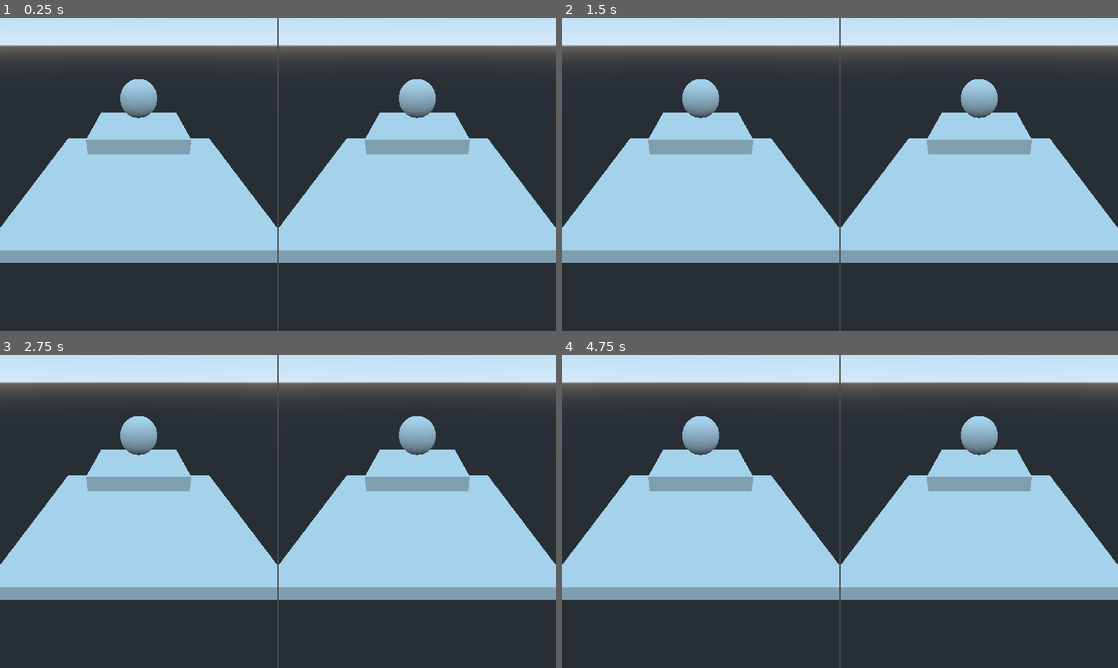
Above: before the commit, frames 1-4 (two rows, left to right).
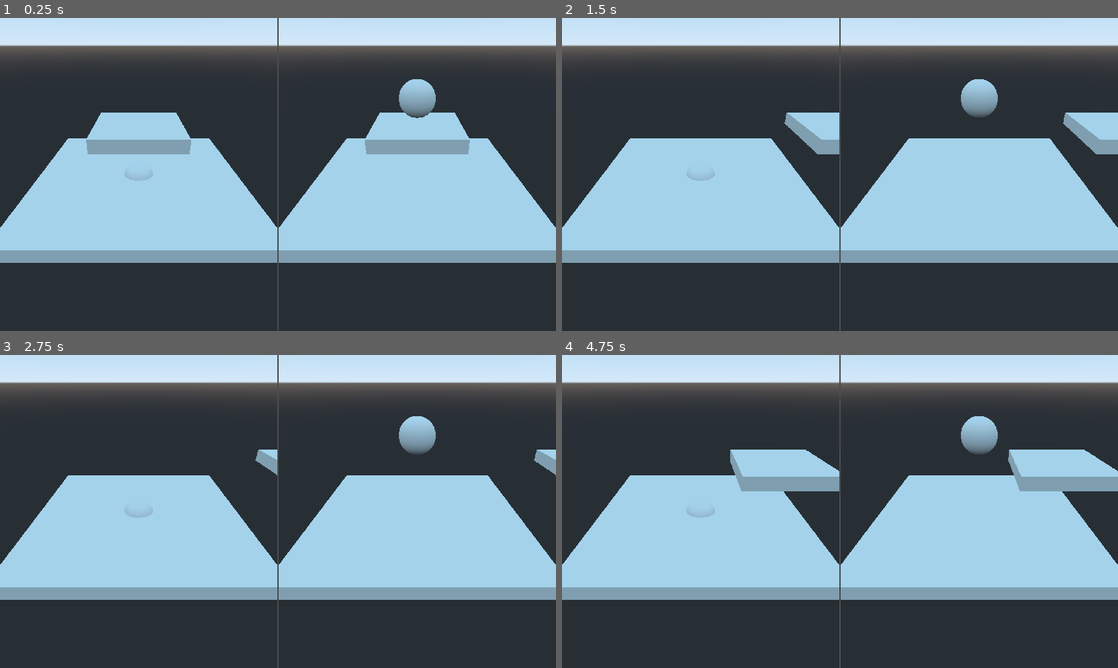
Above: after the commit, the same moments.

Repository: NykolaR/RepairingTheTimeline
Game: Godot game, scene res://Scenes/Levels/POC/POC.tscn
Same seed, same stepped clock (60 frames per second), same inputs: the game is played once before the commit and once after it. The project has no main scene, so this scene is started directly.
Inputs (mouse positions are in pixels of both pictures, inside the frame that each line leads up to):
- Up to frame 1 (0.25 s): no input
- Up to frame 2 (1.5 s): tap Enter at 0.5 s; move the mouse to (962, 158) at 0.52 s; hold Right (ui_right) 0.53-1.28 s; click (962, 158) at 0.67 s; move the mouse to (728, 190) at 1.27 s; hold Left (ui_left) from 1.28 s (still down); click (728, 190) at 1.42 s
- Up to frame 3 (2.75 s): move the mouse to (333, 442) at 2.02 s; release Left (ui_left) at 2.03 s; hold Right (ui_right) from 2.03 s (still down); click (333, 442) at 2.17 s
- Up to frame 4 (4.75 s): move the mouse to (812, 574) at 2.77 s; click (812, 574) at 2.92 s; tap Space at 3.5 s; move the mouse to (1006, 558) at 3.52 s; release Right (ui_right) at 3.53 s; hold Left (ui_left) from 3.53 s (still down); click (1006, 558) at 3.67 s; tap Enter at 4.25 s; move the mouse to (673, 464) at 4.27 s; click (673, 464) at 4.42 s

The runs differ from the first frame. In frame 1, 0.7% of the frame differs, in the area x 21-29%, y 19-52%; in frame 2, 7.0%; in frame 3, 5.4%; in frame 4, 8.4%, in the area x 15-100%, y 19-52%.

Commit message:
uhhhhhuetnosahutenaosh

Diff:
--- a/Scenes/Levels/POC/POC.tscn
+++ b/Scenes/Levels/POC/POC.tscn
@@ -1,6 +1,7 @@
-[gd_scene load_steps=8 format=2]
+[gd_scene load_steps=11 format=2]
 
 [ext_resource path="res://Scenes/Management/LevelBase/ViewSplit.tscn" type="PackedScene" id=1]
+[ext_resource path="res://Scenes/Levels/POC/Shelf.gd" type="Script" id=2]
 
 [sub_resource type="CubeMesh" id=1]
 size = Vector3( 5, 0.3, 5 )
@@ -22,6 +23,13 @@
 
 [sub_resource type="BoxShape" id=6]
 extents = Vector3( 1, 0.15, 1 )
+
+[sub_resource type="PhysicsMaterial" id=7]
+friction = 3.0
+rough = true
+
+[sub_resource type="BoxShape" id=8]
+extents = Vector3( 0.4, 0.4, 0.4 )
 
 [node name="ViewSplit" instance=ExtResource( 1 )]
 
@@ -51,35 +59,44 @@
 [node name="CollisionShape" type="CollisionShape" parent="Objects/Past/Ball/Area" index="0"]
 shape = SubResource( 4 )
 
-[node name="Ball2" type="RigidBody" parent="Objects/Past" index="1"]
-transform = Transform( 1, 0, 0, 0, 1, 0, 0, 0, 1, 0, 2, 0 )
-visible = false
-input_capture_on_drag = true
-
-[node name="MeshInstance" type="MeshInstance" parent="Objects/Past/Ball2" index="0"]
-mesh = SubResource( 3 )
-material/0 = null
-
-[node name="CollisionShape" type="CollisionShape" parent="Objects/Past/Ball2" index="1"]
-shape = SubResource( 4 )
-
-[node name="Area" type="Area" parent="Objects/Past/Ball2" index="2"]
-
-[node name="CollisionShape" type="CollisionShape" parent="Objects/Past/Ball2/Area" index="0"]
-shape = SubResource( 4 )
-
-[node name="Shelf" type="KinematicBody" parent="Objects/Past" index="2"]
+[node name="Shelf" type="KinematicBody" parent="Objects/Past" index="1"]
 transform = Transform( 1, 0, 0, 0, 1, 0, 0, 0, 1, 0, 1.3, 0 )
 input_capture_on_drag = true
 
 [node name="MeshInstance" type="MeshInstance" parent="Objects/Past/Shelf" index="0"]
+layers = 3
 mesh = SubResource( 5 )
 material/0 = null
 
 [node name="CollisionShape" type="CollisionShape" parent="Objects/Past/Shelf" index="1"]
 shape = SubResource( 6 )
 
-[node name="Area" type="Area" parent="Objects/Past/Shelf" index="2"]
+[node name="Shelf" type="Area" parent="Objects/Past/Shelf" index="2"]
+script = ExtResource( 2 )
 
-[node name="CollisionShape" type="CollisionShape" parent="Objects/Past/Shelf/Area" index="0"]
+[node name="CollisionShape" type="CollisionShape" parent="Objects/Past/Shelf/Shelf" index="0"]
 shape = SubResource( 4 )
+
+[node name="Ball" type="RigidBody" parent="Objects/Future" index="0"]
+transform = Transform( 1, 0, 0, 0, 1, 0, 0, 0, 1, 0, 2, 0 )
+input_capture_on_drag = true
+mode = 3
+physics_material_override = SubResource( 7 )
+
+[node name="MeshInstance" type="MeshInstance" parent="Objects/Future/Ball" index="0"]
+layers = 2
+mesh = SubResource( 3 )
+material/0 = null
+
+[node name="CollisionShape" type="CollisionShape" parent="Objects/Future/Ball" index="1"]
+shape = SubResource( 8 )
+
+[node name="Area" type="Area" parent="Objects/Future/Ball" index="2"]
+
+[node name="CollisionShape" type="CollisionShape" parent="Objects/Future/Ball/Area" index="0"]
+shape = SubResource( 4 )
+
+[node name="RemoteTransform" type="RemoteTransform" parent="Objects/Future" index="1"]
+remote_path = NodePath("../../Past/Ball")
+[connection signal="mouse_entered" from="Objects/Past/Shelf/Shelf" to="Objects/Past/Shelf/Shelf" method="_mouse_entered"]
+[connection signal="mouse_exited" from="Objects/Past/Shelf/Shelf" to="Objects/Past/Shelf/Shelf" method="_mouse_exited"]
--- /dev/null
+++ b/Scenes/Levels/POC/Shelf.gd
@@ -0,0 +1,36 @@
+extends Area
+
+var mouse_overlap : bool = false
+var moving : bool = false
+var movement : Vector2 = Vector2()
+
+func _ready() -> void:
+	pass # Replace with function body.
+
+func _input(event: InputEvent) -> void:
+
+	if event is InputEventMouseButton:
+		if event.pressed and event.button_index == BUTTON_LEFT and mouse_overlap:
+			moving = true
+
+		if moving and not event.pressed and event.button_index == BUTTON_LEFT:
+			moving = false
+
+	if event is InputEventMouseMotion:
+		movement = event.speed
+
+func _mouse_entered() -> void:
+	print("mouse entered")
+	mouse_overlap = true
+
+func _mouse_exited() -> void:
+	print("mouse exited")
+	mouse_overlap = false
+
+func _physics_process(delta: float) -> void:
+	if Input.is_action_pressed("ui_right"):
+		get_parent().move_and_collide(Vector3(1 * 0.1, 0, 0))
+	if Input.is_action_pressed("ui_left"):
+		get_parent().move_and_collide(Vector3(-1 * 0.1, 0, 0))
+	#if moving:
+	#	get_parent().move_and_slide(Vector3(movement.x * 0.01, 0, 0))
--- a/Scenes/Management/LevelBase/ViewSplit.tscn
+++ b/Scenes/Management/LevelBase/ViewSplit.tscn
@@ -36,6 +36,7 @@
 
 [node name="Camera" type="Camera" parent="Past/Viewport/CamControl"]
 transform = Transform( 1, 0, 0, 0, 0.866025, 0.5, 0, -0.5, 0.866025, 0, 3, 5 )
+cull_mask = 1
 
 [node name="Future" type="ViewportContainer" parent="."]
 margin_left = 962.0
@@ -55,3 +56,4 @@
 
 [node name="Camera" type="Camera" parent="Future/Viewport/RemoteTransform"]
 transform = Transform( 1, 0, 0, 0, 0.866025, 0.5, 0, -0.5, 0.866025, 0, 3, 5 )
+cull_mask = 2
